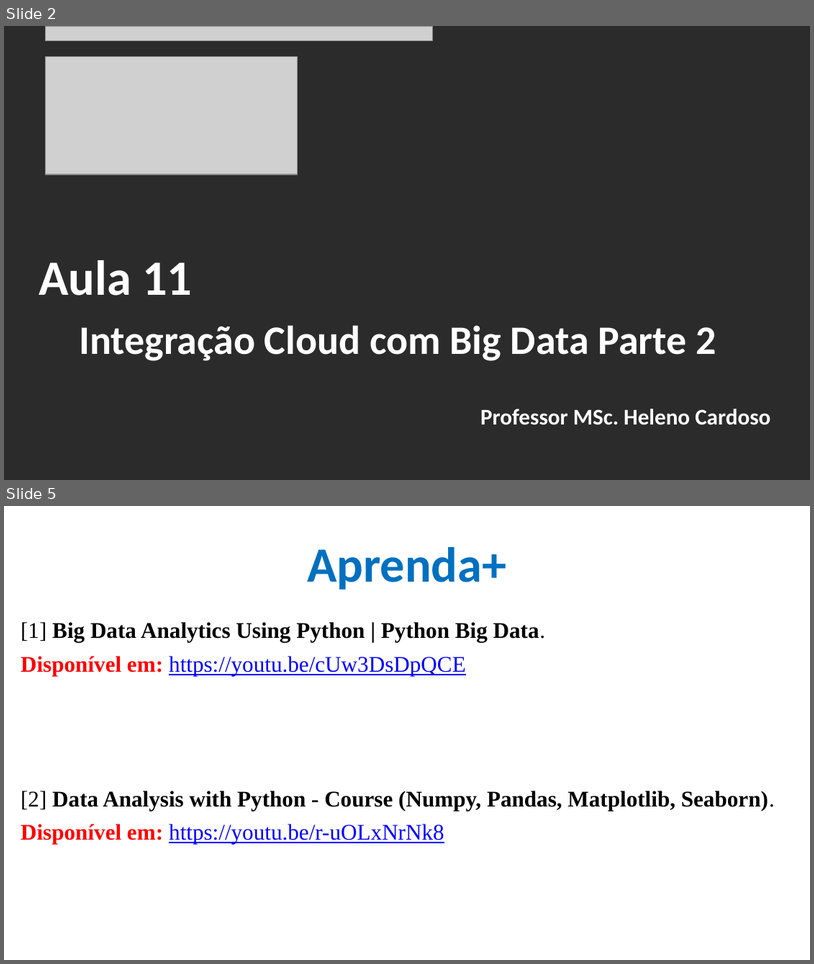
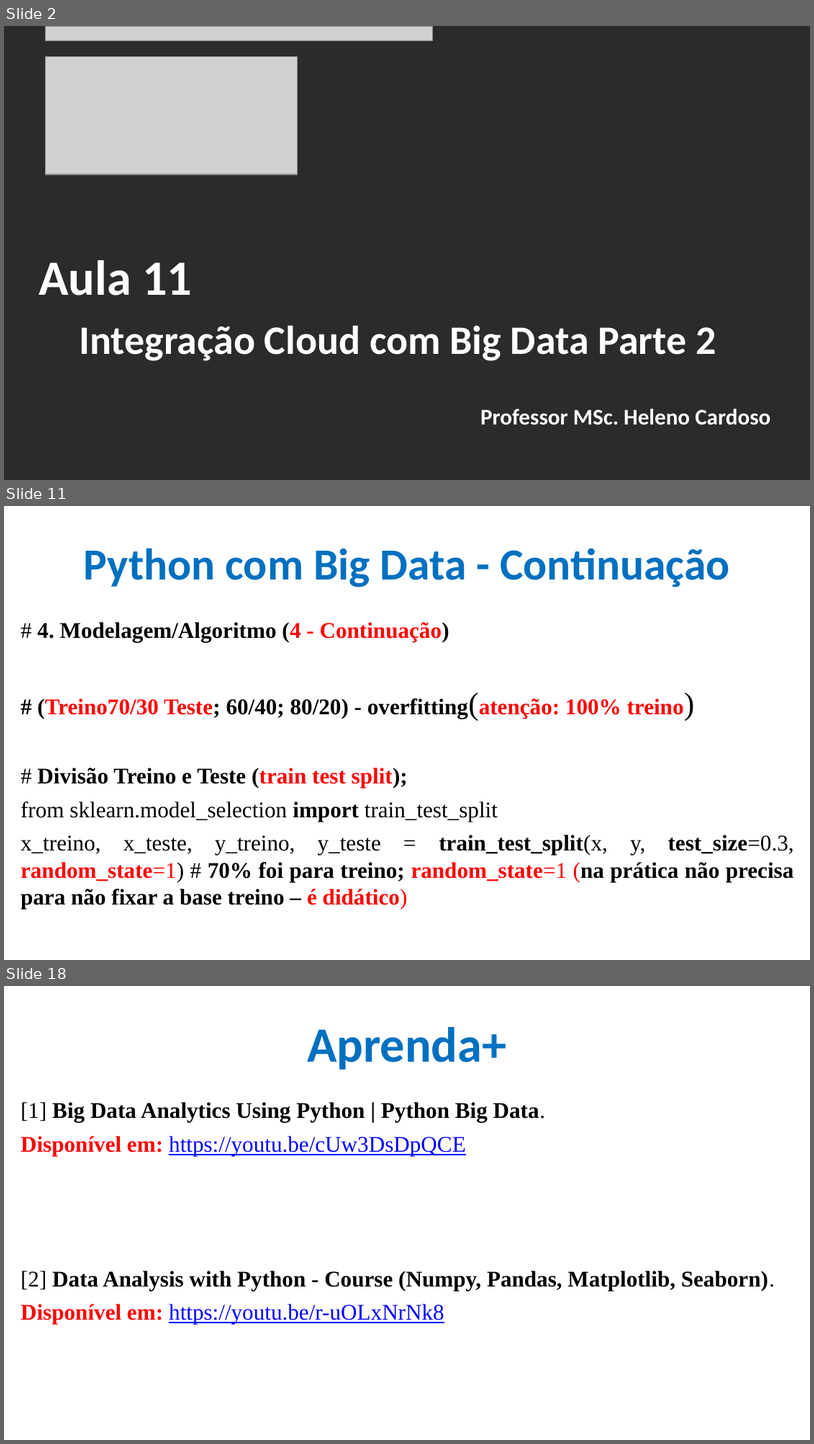
Before and after one commit to CloudEducationBrazil/WydenArea1AplicacaoCloudIndustria40Python, a slide deck: 01 Classes/Aula 11 - Aplicação Cloud Indústria 40 Python Integração Cloud Big Data Parte 2.pptx. Shown one above the other, each under a label of ours: slides 2 and 5 before the commit, slides 2, 11 and 18 after it; the slides between them are not shown. The pictures are 814x964 and 814x1444 pixels, drawn with LibreOffice and Linux fonts; fonts in the diff are those of the drawing; grey boxes stand for pictures; background and template pictures are left out; a plain dark background stands for a picture behind light text. Boxes give left, top, right and bottom in pixels: in the first picture for what was removed or moved away, otherwise in the second. Text is boxed around its words. In the diff, an @@ line names an element or a change of style, - is before the commit and + after.

Commit message:
Aula 11 Cloud IoT Python 29maio2023

```diff
--- a/01 Classes/Aula 11 - Aplicação Cloud Indústria 40 Python Integração Cloud Big Data Parte 2.pptx
+++ b/01 Classes/Aula 11 - Aplicação Cloud Indústria 40 Python Integração Cloud Big Data Parte 2.pptx
@@ slide 11 added at box(4, 506, 810, 960), background picture (left out) @@
@@ title added at box(84, 548, 730, 587), 39.6 pt, text #0070C0, bold @@
+Python com Big Data - Continuação
@@ text added at box(21, 622, 795, 908), 20 pt, text #000000, bold @@
+# 4. Modelagem/Algoritmo (4 - Continuação)
+# (Treino70/30 Teste; 60/40; 80/20) - overfitting(atenção: 100% treino)
+# Divisão Treino e Teste (train test split);
+from sklearn.model_selection import train_test_split
+x_treino, x_teste, y_treino, y_teste = train_test_split(x, y, test_size=0.3, random_state=1) # 70% foi para treino; random_state=1 (na prática não precisa para não fixar a base treino – é didático)
@@ what was slide 5 is now slide 18 @@
```
Also in this commit, not shown: 3 slides changed, 12 other slides added, 14 other files.
